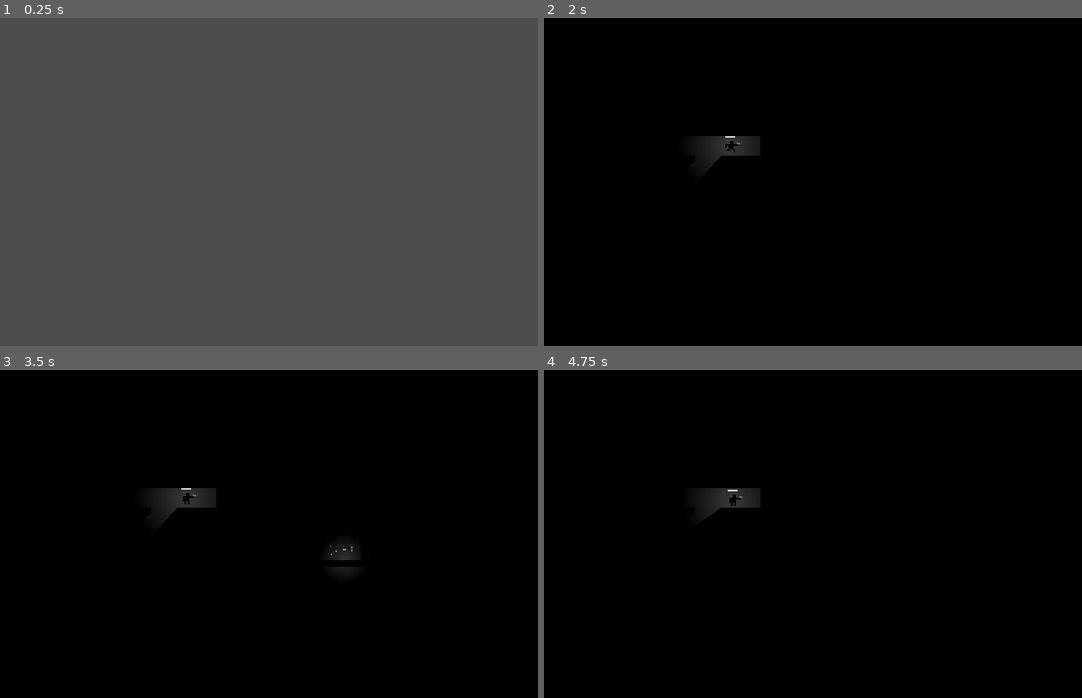
Above: before the commit, frames 1-4 (two rows, left to right).
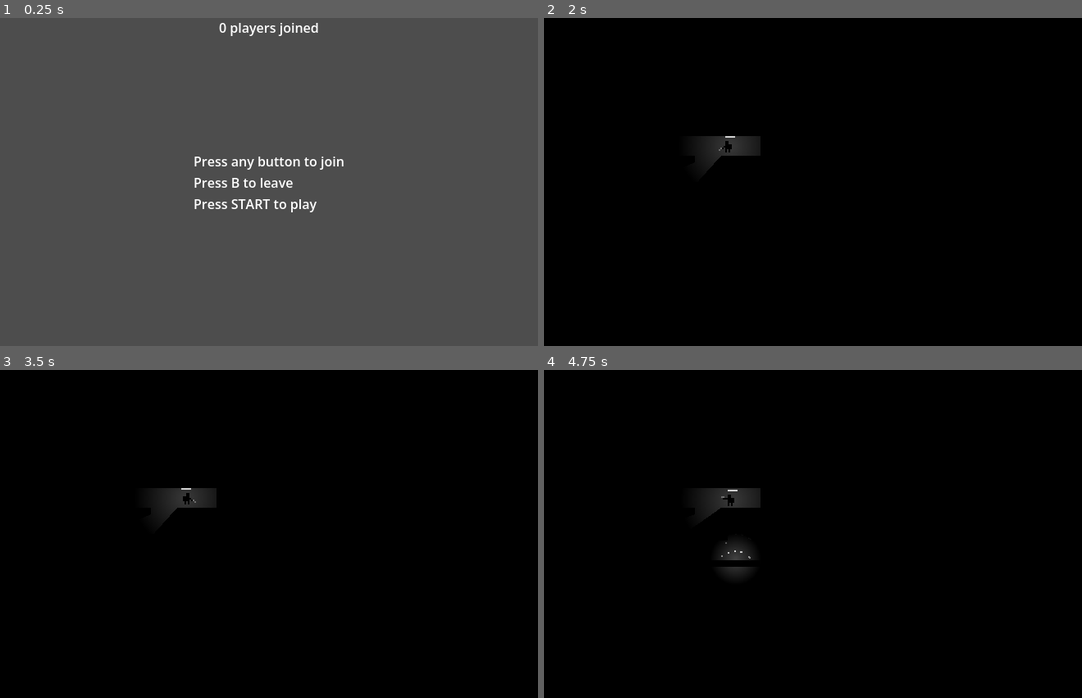
Above: after the commit, the same moments.

Repository: the-alex-g/goblin_guns
Game: Godot game, scene res://menus/join_menu.tscn
The game is run twice, just before and just after one commit, with the same random seed, the same clock (stepped at 60 frames per second) and the same inputs.
Inputs (mouse positions are in pixels of both pictures, inside the frame that each line leads up to):
- Up to frame 1 (0.25 s): no input
- Up to frame 2 (2 s): tap Enter at 0.5, 1.25 s; move the mouse to (931, 165) at 0.52 s; hold Right mouse button (frag) 0.53-1.28 s; hold D (right) from 0.53 s (still down); tap Space (jump) at 0.77, 1.52 s; move the mouse to (705, 198) at 1.27 s; click (705, 198) at 1.35 s; right-click (705, 198) at 1.55 s
- Up to frame 3 (3.5 s): move the mouse to (322, 461) at 2.02 s; release D (right) at 2.03 s; hold A (left) 2.03-2.78 s; hold Right mouse button (frag) 2.03-2.78 s; move the mouse to (242, 599) at 2.77 s; hold D (right) from 2.78 s (still down); tap Shift (sneak) at 2.85 s; tap Space (jump) at 3.02 s; right-click (242, 599) at 3.05 s
- Up to frame 4 (4.75 s): move the mouse to (974, 583) at 3.52 s; hold Right mouse button (frag) 3.53-4.28 s; tap Enter at 3.6 s; tap Space (jump) at 3.77, 4.52 s; move the mouse to (651, 484) at 4.27 s; release D (right) at 4.28 s; hold A (left) from 4.28 s (still down); right-click (651, 484) at 4.35 s

The runs differ from the first frame. In frame 1, 1.2% of the frame differs, in the area x 36-64%, y 1-60%; in frame 2, less than 0.1%; in frame 3, 0.2%; in frame 4, 0.4%.

Commit message:
Add some useful information to join menu

Diff:
--- a/project/grenades/frag_grenade.tscn
+++ b/project/grenades/frag_grenade.tscn
@@ -28,7 +28,7 @@
 fragment_speed = 200
 
 [node name="Timer" type="Timer" parent="." unique_id=974422368]
-wait_time = 2.0
+wait_time = 1.5
 one_shot = true
 autostart = true
 
--- a/project/menus/join_menu.gd
+++ b/project/menus/join_menu.gd
@@ -1,7 +1,8 @@
 extends Control
 
+var _joined_players : Array[int] = []
 
-var _joined_players : Array[int] = []
+@onready var _players_joined_label : Label = $PlayersJoinedLabel
 
 
 func _input(event: InputEvent) -> void:
@@ -27,13 +28,19 @@
 	return _joined_players.has(id)
 
 
+func _update_label() -> void:
+	_players_joined_label.text = "%d players joined" % _joined_players.size()
+
+
 func _add_player(id: int) -> void:
 	_joined_players.append(id)
+	_update_label()
 	print("player %d joined" % id)
 
 
 func _remove_player(id: int) -> void:
 	_joined_players.erase(id)
+	_update_label()
 	print("player %d left" % id)
 
 
--- a/project/menus/join_menu.tscn
+++ b/project/menus/join_menu.tscn
@@ -10,3 +10,31 @@
 grow_horizontal = 2
 grow_vertical = 2
 script = ExtResource("1_1lo3k")
+
+[node name="PlayersJoinedLabel" type="Label" parent="." unique_id=1371401593]
+layout_mode = 1
+anchors_preset = 5
+anchor_left = 0.5
+anchor_right = 0.5
+offset_left = -20.0
+offset_right = 20.0
+offset_bottom = 23.0
+grow_horizontal = 2
+text = "0 players joined"
+
+[node name="InstruxLabel" type="Label" parent="." unique_id=1793452464]
+layout_mode = 1
+anchors_preset = 8
+anchor_left = 0.5
+anchor_top = 0.5
+anchor_right = 0.5
+anchor_bottom = 0.5
+offset_left = -20.0
+offset_top = -11.5
+offset_right = 20.0
+offset_bottom = 11.5
+grow_horizontal = 2
+grow_vertical = 2
+text = "Press any button to join
+Press B to leave
+Press START to play"
--- a/project/player/player.tscn
+++ b/project/player/player.tscn
@@ -264,6 +264,7 @@
 [node name="Player" type="CharacterBody2D" unique_id=1037376385]
 collision_layer = 2
 script = ExtResource("1_oul6g")
+mouse_aim = true
 
 [node name="CollisionShape2D" type="CollisionShape2D" parent="." unique_id=1702218849]
 position = Vector2(0, -7.5)
